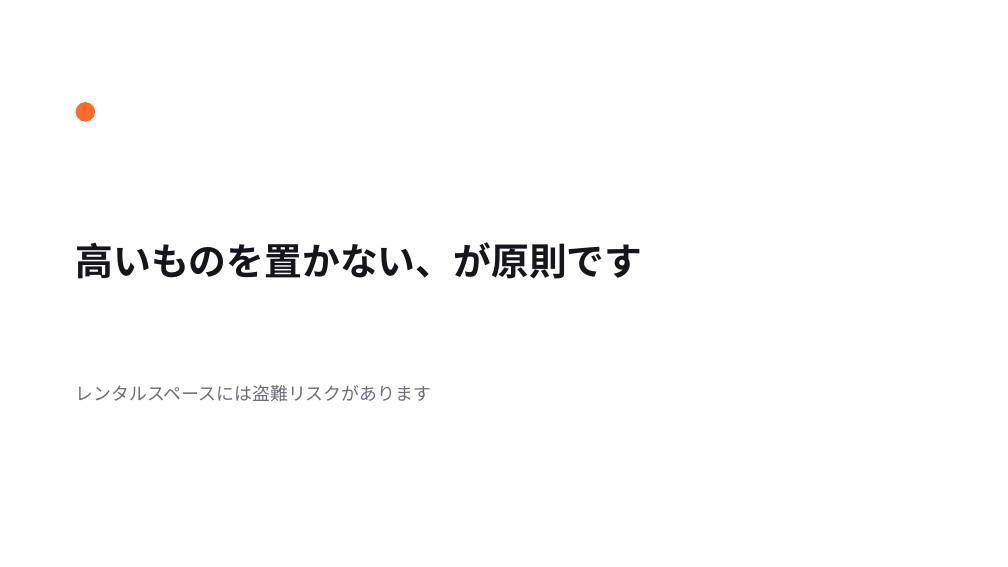
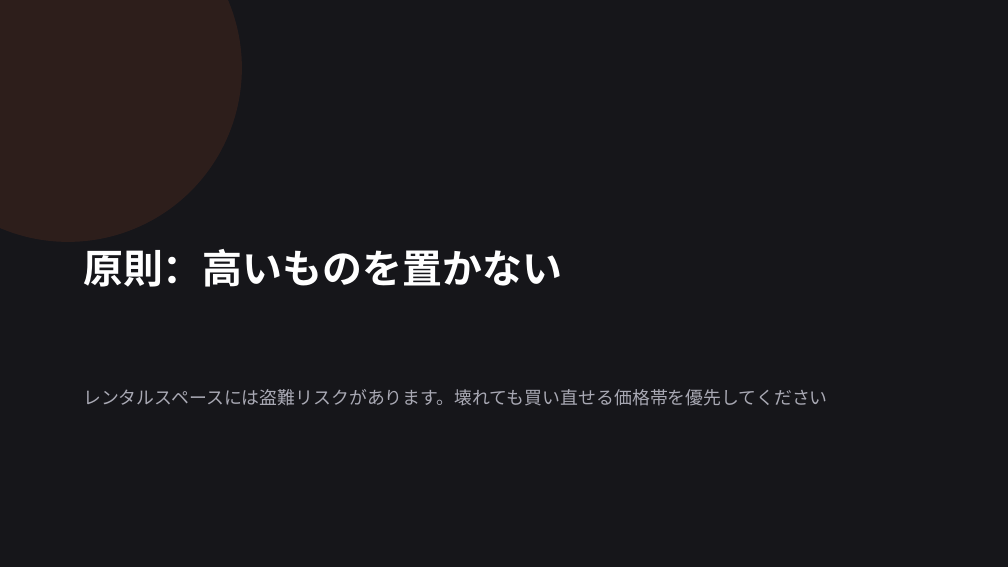
Before and after one commit to sou1104pc-ops/task-matrix, a slide deck: slide 4 of slides/11_備品を揃える.pptx (slide 6 before the commit). Drawn at 1008x567 pixels with LibreOffice and Linux fonts; fonts in the diff are those of the drawing. Boxes give left, top, right and bottom in pixels: in the first picture for what was removed or moved away, otherwise in the second. Text is boxed around its words. In the diff, an @@ line names an element or a change of style, - is before the commit and + after.

```diff
--- a/slides/11_備品を揃える.pptx
+++ b/slides/11_備品を揃える.pptx
@@ background #FFFFFF to #16161A @@
@@ ellipse added at box(0, 0, 242, 242), fill #FF6B2C at 10% opacity @@
@@ ellipse removed at box(76, 102, 95, 122) @@
@@ text at box(83, 249, 562, 287): text changed; size 36 to 38 pt; text colour #16161A to #FFFFFF @@
-高いものを置かない、が原則です
+原則：高いものを置かない
@@ text at box(83, 389, 828, 406): text changed; text colour #6E6E78 to #A9A9B4 @@
-レンタルスペースには盗難リスクがあります
+レンタルスペースには盗難リスクがあります。壊れても買い直せる価格帯を優先してください
```
Also in this commit, not shown: 1 other slide changed, 22 slides added, 3 slides removed, 19 other files.
